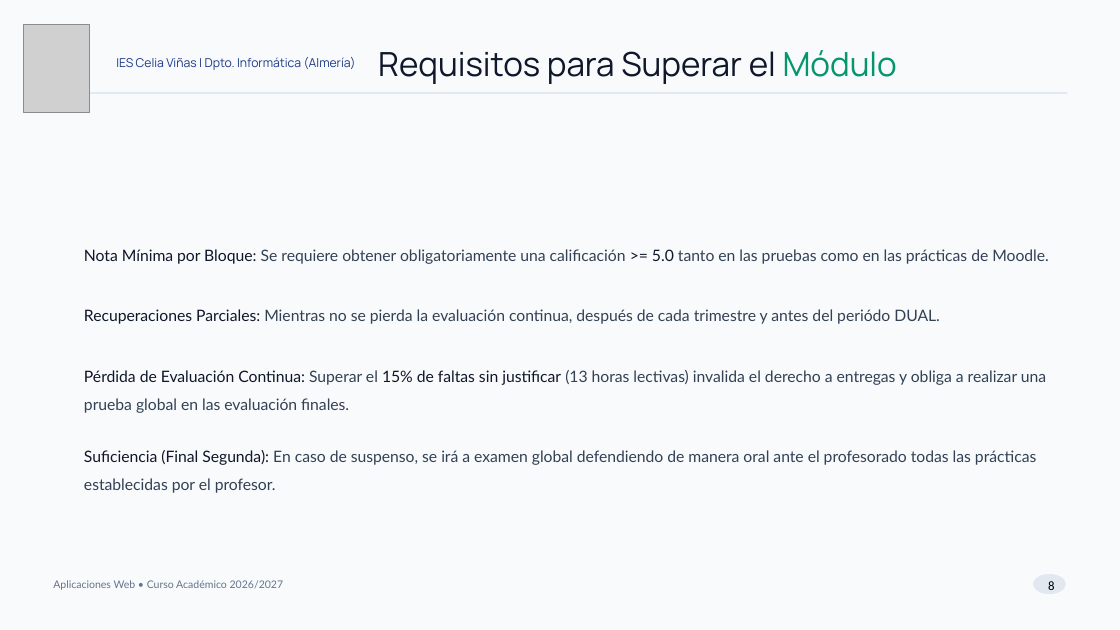
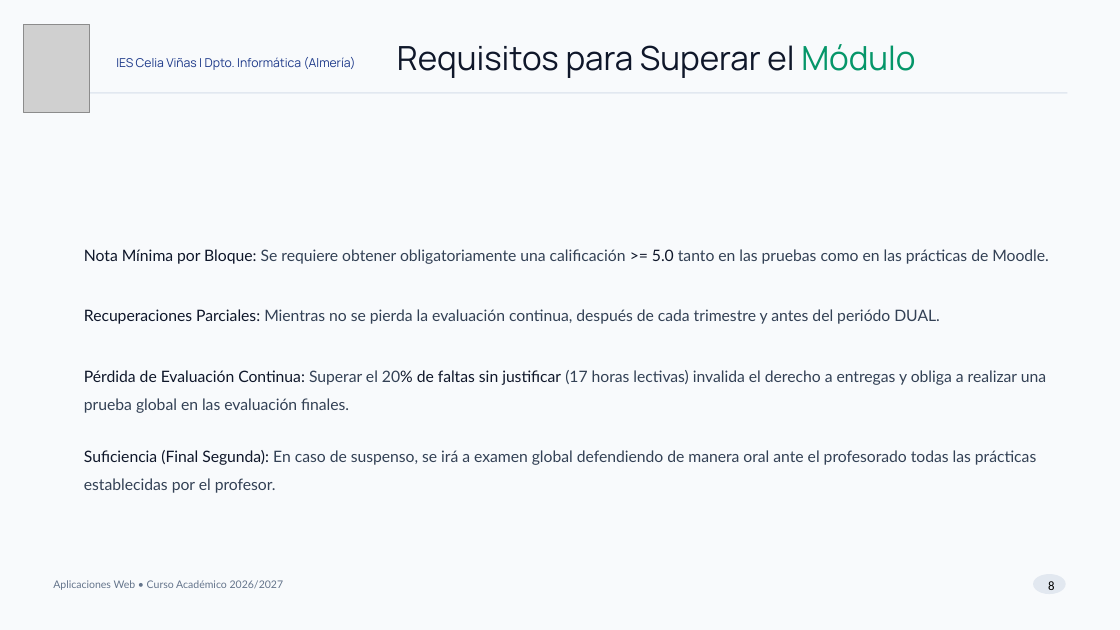
Before and after one commit to juansimonsanchez/html, a slide deck: slide 8 of apl/APL_Presentacion_26_27.pptx. Drawn at 1120x630 pixels with LibreOffice and Linux fonts; fonts in the diff are those of the drawing; grey boxes stand for pictures; background and template pictures are left out. Boxes give left, top, right and bottom in pixels: in the first picture for what was removed or moved away, otherwise in the second. Text is boxed around its words. In the diff, an @@ line names an element or a change of style, - is before the commit and + after.

```diff
--- a/apl/APL_Presentacion_26_27.pptx
+++ b/apl/APL_Presentacion_26_27.pptx
@@ text "Requisitos para Superar el Módulo": place and size @@
-text "Requisitos para Superar el Módulo" at (378,50,897,84)
+text "Requisitos para Superar el Módulo" at (397,44,915,78)
@@ text at (84,370,1046,413): text changed @@
-Pérdida de Evaluación Continua: Superar el 15% de faltas sin justificar (13 horas lectivas) invalida el derecho a entregas y obliga a realizar una prueba global en las evaluación finales.
+Pérdida de Evaluación Continua: Superar el 20% de faltas sin justificar (17 horas lectivas) invalida el derecho a entregas y obliga a realizar una prueba global en las evaluación finales.
```
Also in this commit, not shown: 14 other slides changed, 6 other files.
